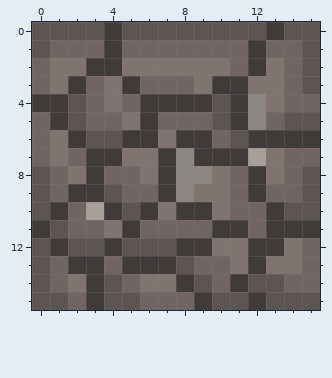
Pixel-art sprite -- core/assets/iron.png. Above is the file before it was changed.
The file is 16x16 pixels.
After:
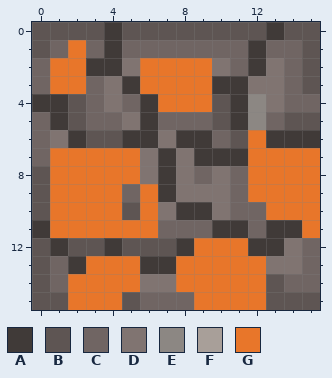
Palette (. is transparent): A #403a38  B #5e5553  C #706563  D #807471  E #8c8783  F #a89f99  G #e8762a
Changes in this commit:
{"y":1,"x":2,"old":"C","new":"G"}
{"y":2,"x":1,"old":"DD","new":"GG"}
{"y":2,"x":6,"old":"DDDD","new":"GGGG"}
{"y":3,"x":1,"old":"DA","new":"GG"}
{"y":3,"x":6,"old":"CCCD","new":"GGGG"}
{"y":4,"x":7,"old":"AAA","new":"GGG"}
{"y":6,"x":12,"old":"A","new":"G"}
{"y":7,"x":1,"old":"DCAAD","new":"GGGGG"}
{"y":7,"x":8,"old":"E","new":"D"}
{"y":7,"x":12,"old":"FDCC","new":"GGGG"}
{"y":8,"x":1,"old":"CDACC","new":"GGGGG"}
{"y":8,"x":8,"old":"EE","new":"DC"}
{"y":8,"x":12,"old":"ADCB","new":"GGGG"}
{"y":9,"x":1,"old":"CAAB","new":"GGGG"}
{"y":9,"x":6,"old":"C","new":"G"}
{"y":9,"x":8,"old":"E","new":"D"}
{"y":9,"x":12,"old":"ACCB","new":"GGGG"}
{"y":10,"x":1,"old":"ACFA","new":"GGGG"}
{"y":10,"x":6,"old":"A","new":"G"}
{"y":10,"x":13,"old":"ABB","new":"GGG"}
{"y":11,"x":1,"old":"BCCDAC","new":"GGGGGG"}
{"y":11,"x":15,"old":"A","new":"G"}
{"y":12,"x":9,"old":"ADD","new":"GGG"}
{"y":13,"x":3,"old":"ACA","new":"GGG"}
{"y":13,"x":8,"old":"BCCDA","new":"GGGGG"}
{"y":14,"x":2,"old":"DABC","new":"GGGG"}
{"y":14,"x":8,"old":"ABCAB","new":"GGGGG"}
{"y":15,"x":2,"old":"CAB","new":"GGG"}
{"y":15,"x":9,"old":"ABBA","new":"GGGG"}
{"label":"changed","picture_box":[50,40,320,310]}
